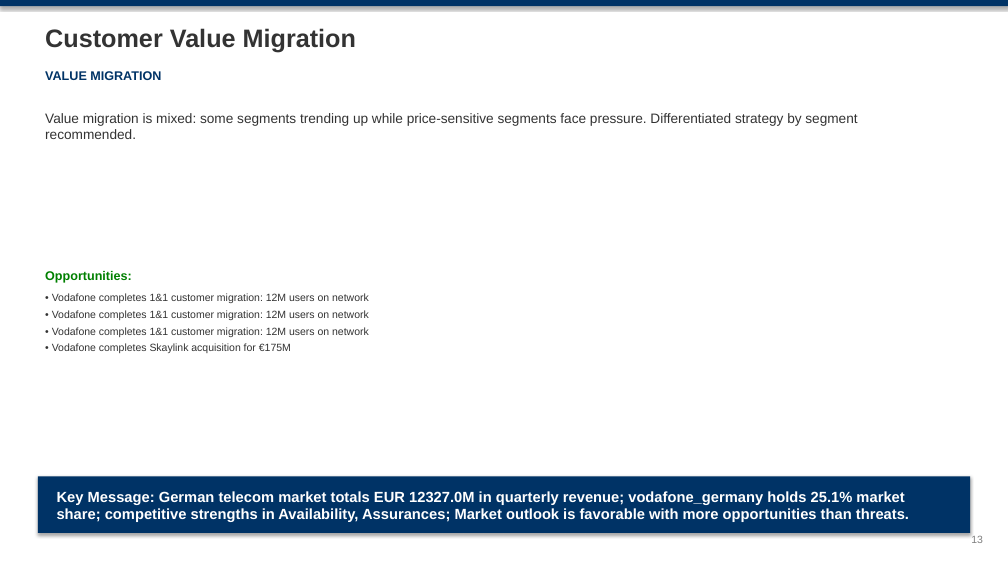
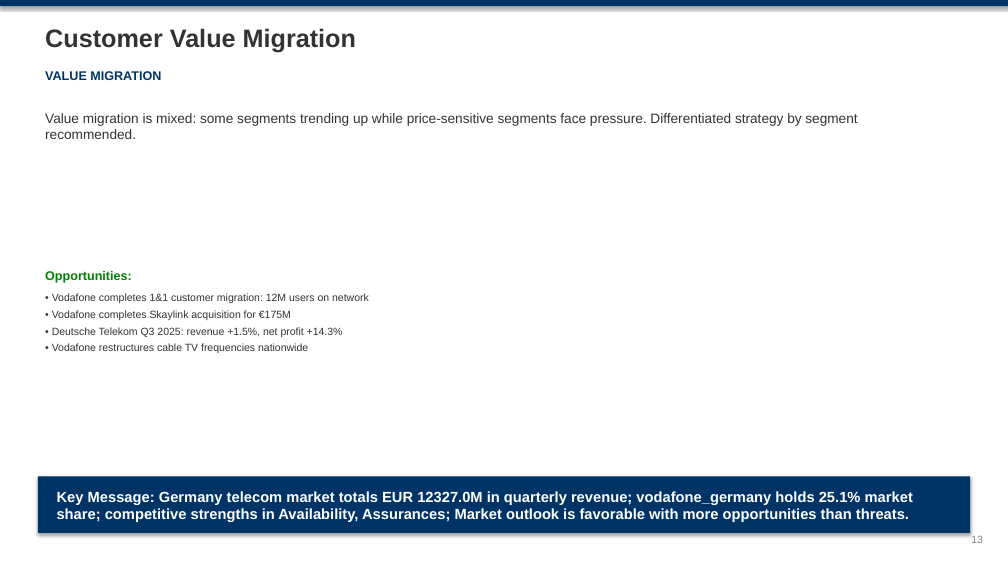
Before and after one commit to mypinseeker/BLM-Financial-Report-Analysis, a slide deck: slide 13 of reports/germany/vodafone_germany/CQ4_2025/blm_vodafone_germany_analysis_cq4_2025.pptx. Drawn at 1008x567 pixels with LibreOffice and Linux fonts; fonts in the diff are those of the drawing. Boxes give left, top, right and bottom in pixels: in the first picture for what was removed or moved away, otherwise in the second. Text is boxed around its words. In the diff, an @@ line names an element or a change of style, - is before the commit and + after.

```diff
--- a/reports/germany/vodafone_germany/CQ4_2025/blm_vodafone_germany_analysis_cq4_2025.pptx
+++ b/reports/germany/vodafone_germany/CQ4_2025/blm_vodafone_germany_analysis_cq4_2025.pptx
@@ text at (52, 293, 369, 320): paragraphs removed @@
-• Vodafone completes 1&1 customer migration: 12M users on network
-• Vodafone completes 1&1 customer migration: 12M users on network
@@ text at (52, 327, 343, 353): paragraphs added @@
+• Deutsche Telekom Q3 2025: revenue +1.5%, net profit +14.3%
+• Vodafone restructures cable TV frequencies nationwide
@@ text at (57, 491, 913, 522): text changed @@
-Key Message: German telecom market totals EUR 12327.0M in quarterly revenue; vodafone_germany holds 25.1% market share; competitive strengths in Availability, Assurances; Market outlook is favorable with more opportunities than threats.
+Key Message: Germany telecom market totals EUR 12327.0M in quarterly revenue; vodafone_germany holds 25.1% market share; competitive strengths in Availability, Assurances; Market outlook is favorable with more opportunities than threats.
```
Also in this commit, not shown: 12 other slides changed, 15 other files.
